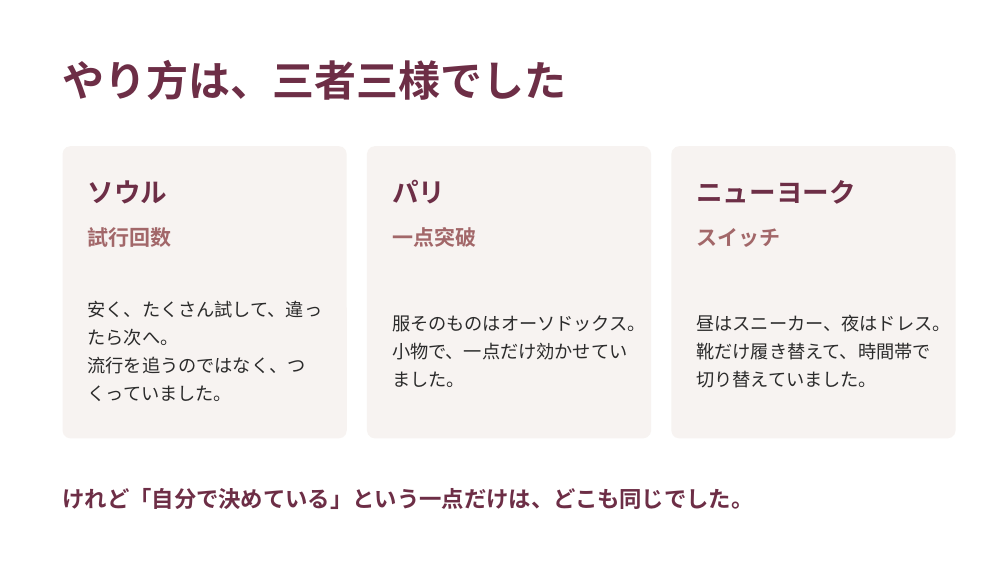
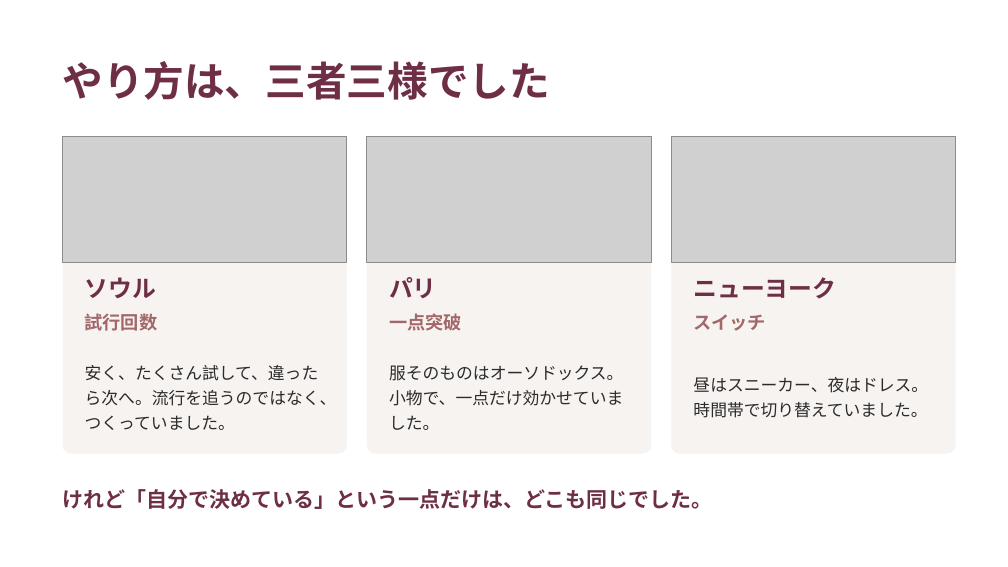
Before and after one commit to fashio17/potential-lamp, a slide deck: slide 6 of 運用/スライド/説明会_20260916.pptx. Drawn at 1008x567 pixels with LibreOffice and Linux fonts; fonts in the diff are those of the drawing; grey boxes stand for pictures. Boxes give left, top, right and bottom in pixels: in the first picture for what was removed or moved away, otherwise in the second. Text is boxed around its words. In the diff, an @@ line names an element or a change of style, - is before the commit and + after.

```diff
--- a/運用/スライド/説明会_20260916.pptx
+++ b/運用/スライド/説明会_20260916.pptx
@@ text "やり方は、三者三様でした" at (62,61,549,100): size 30 to 29 pt @@
@@ rounded rectangle: place and size @@
-rounded rectangle at (62,146,347,438)
+rounded rectangle at (62,136,347,454)
@@ picture added at (62,136,347,262) @@
@@ rounded rectangle: place and size @@
-rounded rectangle at (367,146,651,438)
+rounded rectangle at (367,136,651,454)
@@ picture added at (367,136,651,262) @@
@@ rounded rectangle: place and size @@
-rounded rectangle at (671,146,956,438)
+rounded rectangle at (671,136,956,454)
@@ picture added at (671,136,956,262) @@
@@ text "ソウル": place and size @@
-text "ソウル" at (88,180,168,204)
+text "ソウル" at (85,277,156,299)
@@ size 19 to 17 pt in 3 elements at (693,277,836,299), (85,277,156,299), (389,277,437,298) @@
@@ text "パリ": place and size @@
-text "パリ" at (392,179,445,204)
+text "パリ" at (389,277,437,298)
@@ text "ニューヨーク": place and size @@
-text "ニューヨーク" at (696,180,855,204)
+text "ニューヨーク" at (693,277,836,299)
@@ text "試行回数": place and size @@
-text "試行回数" at (88,227,172,247)
+text "試行回数" at (85,313,158,331)
@@ size 15 to 13 pt in 3 elements at (693,314,766,331), (85,313,158,331), (389,313,462,331) @@
@@ text "一点突破": place and size @@
-text "一点突破" at (392,227,476,247)
+text "一点突破" at (389,313,462,331)
@@ text "スイッチ": place and size @@
-text "スイッチ" at (696,228,780,247)
+text "スイッチ" at (693,314,766,331)
@@ text at (85,365,337,430): text changed; size 13 to 12 pt @@
-安く、たくさん試して、違ったら次へ。
-流行を追うのではなく、つくっていました。
+安く、たくさん試して、違ったら次へ。流行を追うのではなく、つくっていました。
@@ text at (389,365,623,430): text changed; size 13 to 12 pt @@
-服そのものはオーソドックス。
-小物で、一点だけ効かせていました。
+服そのものはオーソドックス。小物で、一点だけ効かせていました。
@@ text at (693,377,928,418): text changed; size 13 to 12 pt @@
-昼はスニーカー、夜はドレス。
-靴だけ履き替えて、時間帯で切り替えていました。
+昼はスニーカー、夜はドレス。時間帯で切り替えていました。
@@ text "けれど「自分で決めている」という一点だけは、どこも同じでした。" at (62,489,712,509): size 16 to 15 pt @@
```
Also in this commit, not shown: 22 other slides changed, 2 slides added, 10 other files.
